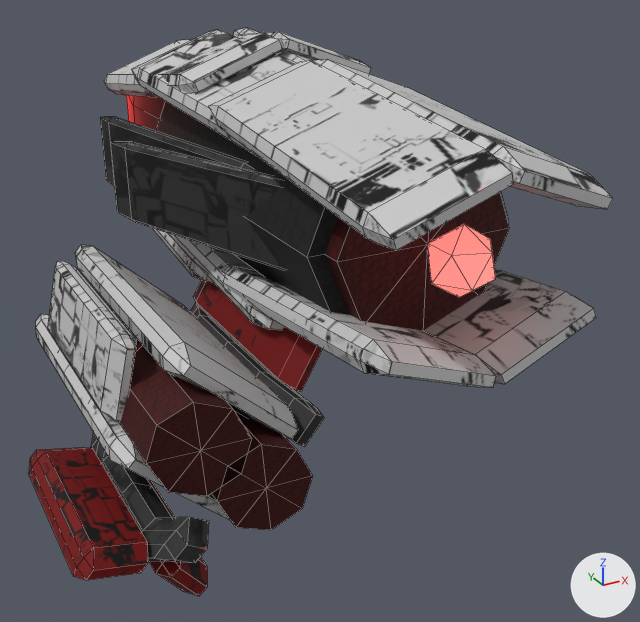
The Blender file Zalek_Scout_Drone/zalek_drone_scout.blend: old version first, new version second.
The view is the same before and after, from a camera (50 mm lens) standing at (-3.55, -7.07, 2.1) and looking at (0.02, -0.58, -1.15). Every picture has the same lights, and +X, +Y and +Z are marked at lower right. Mesh edges are drawn as thin lines. The same objects are shown in both versions, whatever each file hides.

The older version as bpy lines, for what is in view:
```python
me_base = bpy.data.meshes.new('base')
me_base.from_pydata(...)  # 908 vertices, 1002 faces; spans x -10.5..5.4, y -9.1..15.3, z -8.2..4.6
me_base.materials.append(None)
ob_base_glow = bpy.data.objects.new('base_glow', me_base)
ob_base_glow.location = (0.0, -0.68, 0.0)
ob_base_glow.scale = (0.263, 0.263, 0.263)
ob_base_glow.material_slots[0].link = 'OBJECT'; ob_base_glow.material_slots[0].material = mat_base_glow
```
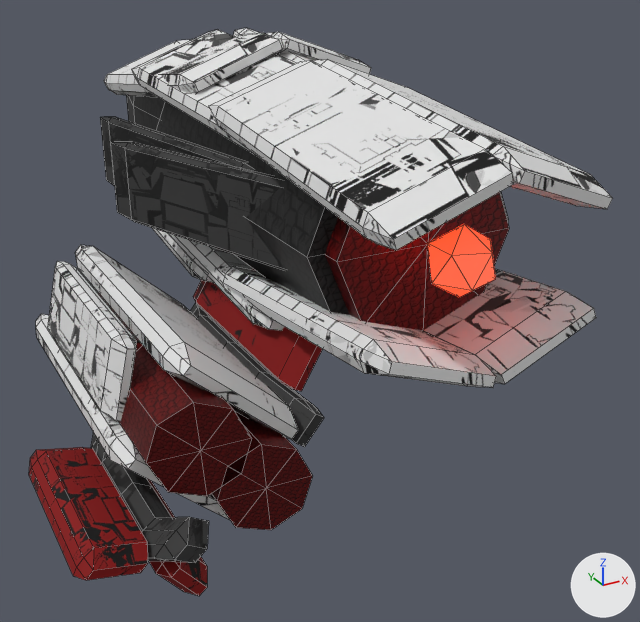
The change, as a diff of the scene's bpy script:
```diff
--- a/Zalek_Scout_Drone/zalek_drone_scout.blend.py
+++ b/Zalek_Scout_Drone/zalek_drone_scout.blend.py
@@ img_hull_red_png @@
+img_hull_red_png = load_image('hull_RED.png', 'textures/hull_RED.png', 1024, 1024, 'sRGB')
@@ img_hexagonallayersteel_r @@
+img_hexagonallayersteel_r = load_image('hexagonalLayerSteel_R', 'textures/hexagonalLayerSteel_Red.png', 1024, 1024, 'sRGB')
@@ img_hull_darkgray_png @@
+img_hull_darkgray_png = load_image('hull_DarkGray.png', 'textures/hull_DarkGray.png', 1024, 1024, 'sRGB')
@@ img_hexagonallayersteel_a @@
+img_hexagonallayersteel_a = load_image('hexagonalLayerSteel_A', 'textures/hexagonalLayerSteel_Ash.png', 1024, 1024, 'sRGB')
@@ img_hull_lightgray_png @@
+img_hull_lightgray_png = load_image('hull_lightGray.png', '../Diablo/textures/hull_lightGray.png', 1024, 1024, 'sRGB')
@@ mat_body_red @@
+mat_body_red = principled_material('body_red')
+mat_body_red.texture = img_hull_red_png
+mat_body_red.metallic = 0.2
+mat_body_red.roughness = 0.8
@@ mat_eye @@
+mat_eye = principled_material('eye')
+mat_eye.base_color = (1.0, 0.224, 0.2)  # red #ff827c
+mat_eye.roughness = 1.0
+mat_eye.emission_color = (1.0, 0.0327, 0.0)  # orange #ff3300
+mat_eye.emission_strength = 2.0
@@ mat_steel_hex_red @@
+mat_steel_hex_red = principled_material('steel_hex_red')
+mat_steel_hex_red.texture = img_hexagonallayersteel_r
+mat_steel_hex_red.metallic = 0.5
@@ mat_body_grey @@
+mat_body_grey = principled_material('body_grey')
+mat_body_grey.texture = img_hull_darkgray_png
+mat_body_grey.metallic = 0.2
+mat_body_grey.roughness = 0.8
@@ mat_steel_hex_grey @@
+mat_steel_hex_grey = principled_material('steel_hex_grey')
+mat_steel_hex_grey.texture = img_hexagonallayersteel_a
+mat_steel_hex_grey.metallic = 0.5
@@ mat_body_white @@
+mat_body_white = principled_material('body_white')
+mat_body_white.texture = img_hull_lightgray_png
+mat_body_white.metallic = 0.2
+mat_body_white.roughness = 0.8
@@ me_base_multi_materials @@
+me_base_multi_materials.from_pydata(...)  # 908 vertices, 1002 faces; spans x -10.5..5.4, y -9.1..15.3, z -8.2..4.6
+# faces by material slot: [20, 72, 24, 156, 254, 442, 34]
+me_base_multi_materials.materials.append(mat_eye)  # red #ff827c
+me_base_multi_materials.materials.append(mat_steel_hex_red)  # picture img_hexagonallayersteel_r
+me_base_multi_materials.materials.append(mat_steel_hex_grey)  # picture img_hexagonallayersteel_a
+me_base_multi_materials.materials.append(mat_body_red)  # picture img_hull_red_png
+me_base_multi_materials.materials.append(mat_body_grey)  # picture img_hull_darkgray_png
+me_base_multi_materials.materials.append(mat_body_white)  # picture img_hull_lightgray_png
+me_base_multi_materials.materials.append(mat_steel_hex_grey)  # picture img_hexagonallayersteel_a
@@ ob_base_glow @@
-ob_base_glow = bpy.data.objects.new('base_glow', me_base)
+ob_base_glow = bpy.data.objects.new('base_glow', me_base_multi_materials)
 ob_base_glow.location = (0.0, -0.68, 0.0)
 ob_base_glow.scale = (0.263, 0.263, 0.263)
-ob_base_glow.material_slots[0].link = 'OBJECT'; ob_base_glow.material_slots[0].material = mat_base_glow
```

Where the change shows, as pixel boxes [x1, y1, x2, y2] in the pictures (640 x 622 px):
'base_glow', reshaped, recoloured: [29, 28, 613, 596] in both
